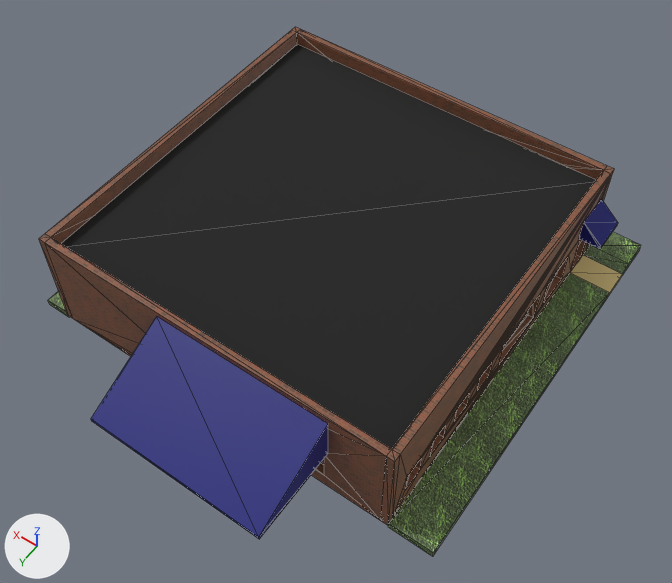
One commit to the glTF model Gangsta Wizards/Main/BUILDINGS/Business/Bank.glb: the scene before it, then after it.
Rendered twice from a 50 mm camera at (-13.9, 19.4, 29.9) aimed at (-1.3, 1.8, 2.2). The axes (+X, +Y, +Z) are drawn at lower left. The lights are the same throughout. The older version comes first. Mesh edges are drawn as thin lines. Where no turn or scale is listed for an object, it has been applied to the vertices. Vertices at exactly the same position are counted once.

The first picture shows 'Ground', 'Overhang', 'Roof', 'Walls' and 1 more.
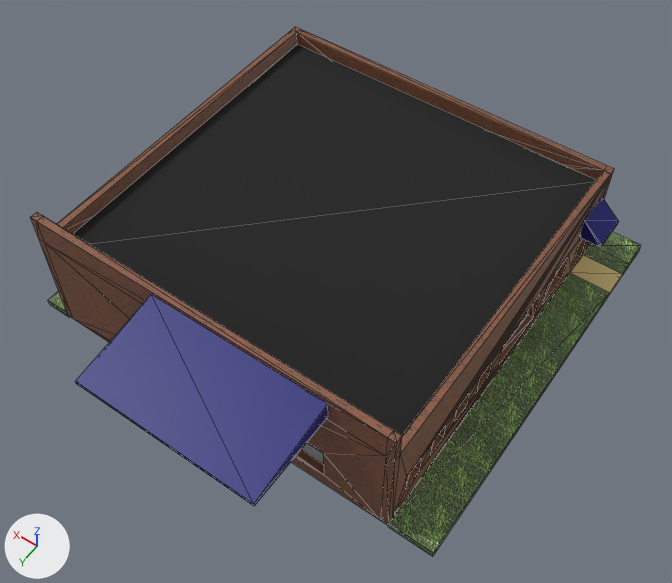
Pixel boxes [x1, y1, x2, y2] of what changed, in the pictures (672 x 583 px; the box of a moved part takes in the faces that stretch with it):
'Walls', reshaped
    before: [39, 27, 614, 525]
    after: [30, 27, 614, 525]
'Overhang', reshaped, moved (9% shorter)
    before: [91, 199, 618, 539]
    after: [76, 197, 619, 506]
part 1 of me_cube_024, moved or reshaped
    before: [579, 199, 618, 249]
    after: [579, 197, 619, 248]
part 2 of me_cube_024, moved or reshaped
    before: [91, 316, 328, 537]
    after: [76, 295, 328, 504]
part 3 of me_cube_001, built on
    before: [39, 234, 400, 462]
    after: [30, 212, 402, 462]
part 4 of me_cube_001, surface changed
    both: [39, 28, 614, 522]

The change, as a list of edits to the scene's bpy script:
```text
Change me_cube_024:
    used by ob_overhang; location = (-1.98, 8.08, 2.74)
    remove me_cube_024.from_pydata(...)  # 16 vertices, 24 faces; spans x -6.6..4.0, y -15.2..3.2, z -0.2..1.8
    add me_cube_024.from_pydata(...)  # 16 vertices, 24 faces; spans x -6.6..4.0, y -15.2..3.2, z -2.4..0.6
    me_cube_024 part 1: the loose piece of 8 vertices spanning x -6.6..-5.6, y -15.2..-13.6, z -0.2..0.8 is moved by (0.0, 0.0, -2.2)
    me_cube_024 part 2
    me_cube_024.vertices[5].co: (-3.2, -0.5, 1.8) -> (-3.2, -0.5, 0.6)  # pixel (328, 423) -> pixel (327, 403)
    me_cube_024.vertices[7].co: (4.0, -0.5, 1.8) -> (4.0, -0.5, 0.6)  # pixel (156, 316) -> pixel (151, 294)
Change me_cube_001:
    used by ob_walls; location = (0.0, 0.0, 0.0)
    remove me_cube_001.from_pydata(...)  # 123 vertices, 282 faces; spans x -7.6..7.6, y -7.6..7.6, z 0.2..4.7
    add me_cube_001.from_pydata(...)  # 131 vertices, 298 faces; spans x -7.6..7.6, y -7.6..7.6, z 0.2..5.9
    me_cube_001 part 3
    6 faces are deleted
    8 new vertices lie (0.0, 0.0, 1.2) away from vertices in x -7.6..7.6, y 7.3..7.6, z 4.7
    22 new faces join them
    me_cube_001 part 4: 276 kept faces spanning x -7.6..7.6, y -7.6..7.6, z 0.2..4.7 get new texture (UV) coordinates
Change ob_overhang:
    ob_overhang.location: (-1.98, 8.08, 2.74) -> (-1.98, 8.08, 5.08)
```
